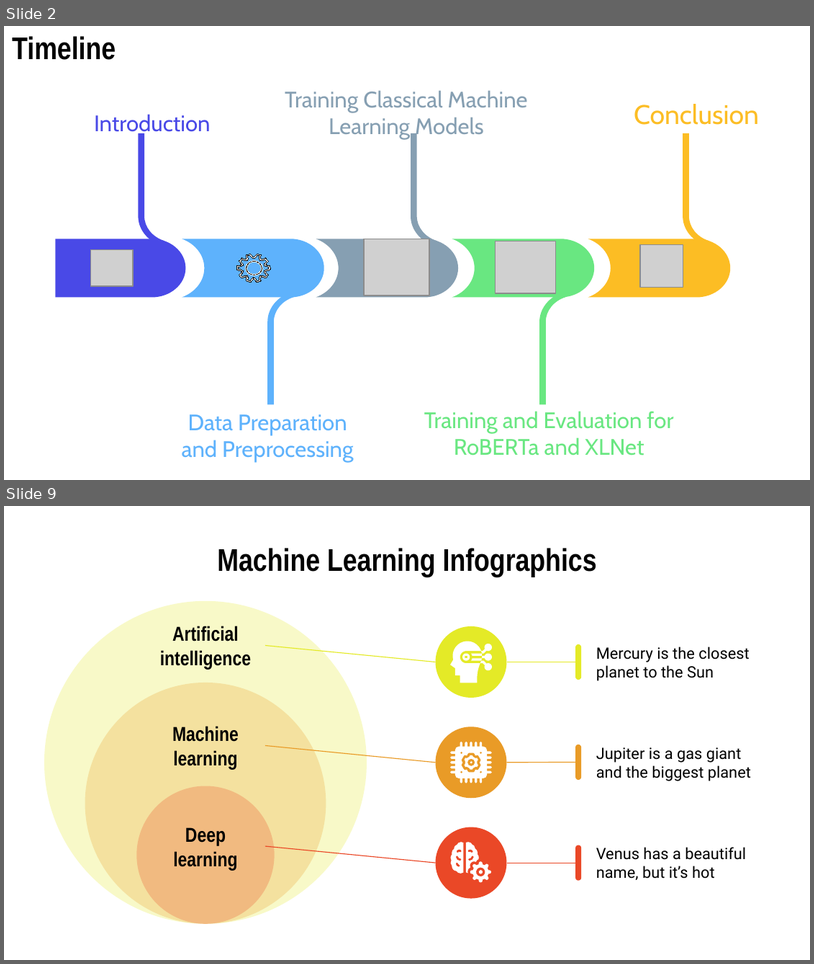
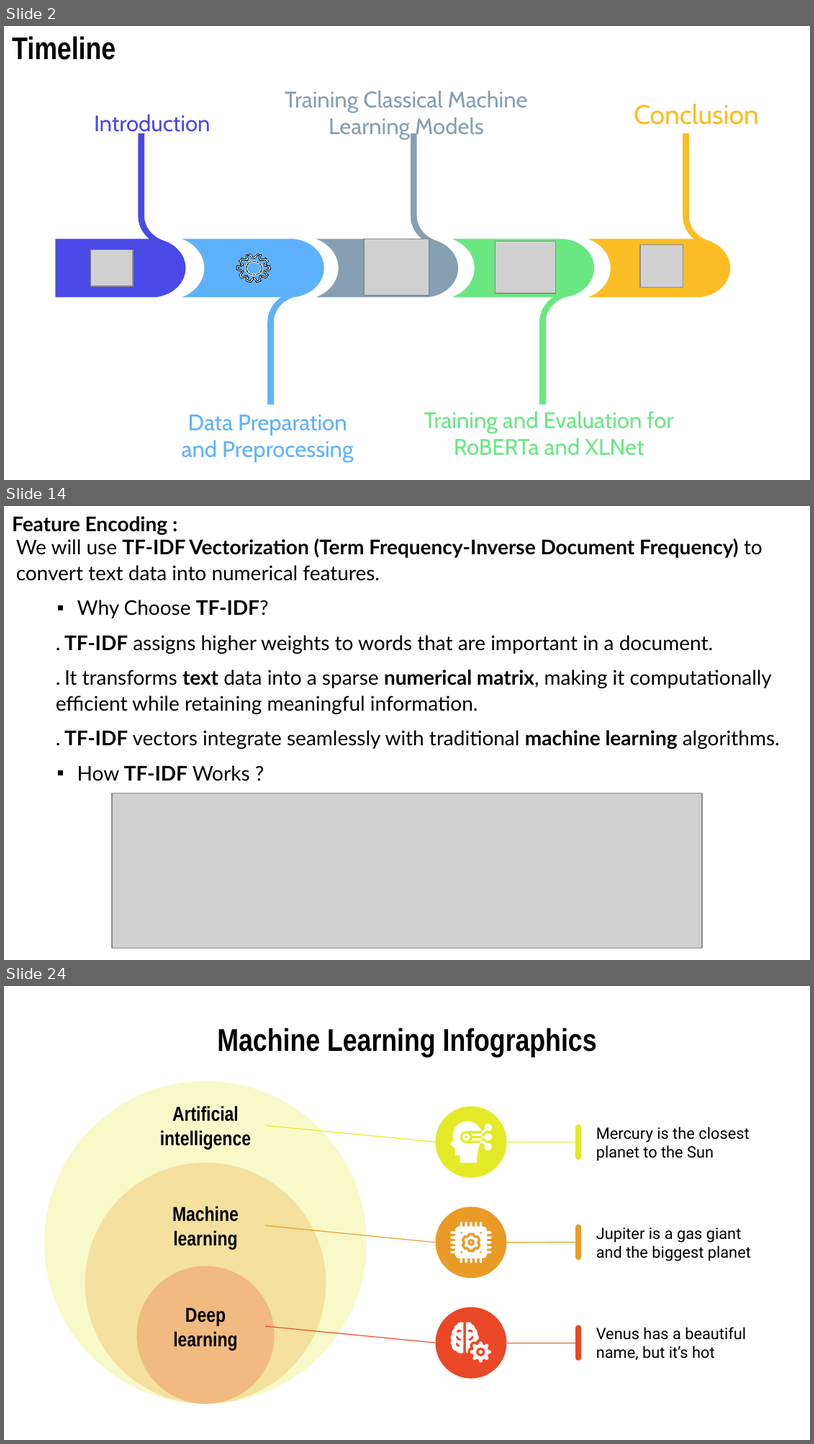
Before and after one commit to elghallali/Customer-Reviews-Classification, a slide deck: reports/Machine Learning Infographics by Slidesgo.pptx. Shown one above the other, each under a label of ours: slides 2 and 9 before the commit, slides 2, 14 and 24 after it; the slides between them are not shown. The pictures are 814x964 and 814x1444 pixels, drawn with LibreOffice and Linux fonts; fonts in the diff are those of the drawing; grey boxes stand for pictures. Boxes give left, top, right and bottom in pixels: in the first picture for what was removed or moved away, otherwise in the second. Text is boxed around its words. In the diff, an @@ line names an element or a change of style, - is before the commit and + after.

```diff
--- a/reports/Machine Learning Infographics by Slidesgo.pptx
+++ b/reports/Machine Learning Infographics by Slidesgo.pptx
@@ slide 14 added at (x1=4, y1=506, x2=810, y2=960), background #FFFFFF @@
@@ title added at (x1=12, y1=516, x2=167, y2=535), 18 pt, text #000000, bold @@
+Feature Encoding :
@@ text added at (x1=16, y1=538, x2=780, y2=781), 18 pt, text #000000 @@
+We will use TF-IDF Vectorization (Term Frequency-Inverse Document Frequency) to convert text data into numerical features.
+    ▪ Why Choose TF-IDF?
+. TF-IDF assigns higher weights to words that are important in a document.
+. It transforms text data into a sparse numerical matrix, making it computationally efficient while retaining meaningful information.
+. TF-IDF vectors integrate seamlessly with traditional machine learning algorithms.
+    ▪ How TF-IDF Works ?
@@ picture added at (x1=112, y1=793, x2=702, y2=948) @@
@@ what was slide 9 is now slide 24 @@
```
Also in this commit, not shown: 23 slides changed, 15 other slides added, 1 slide removed, 16 other files.
